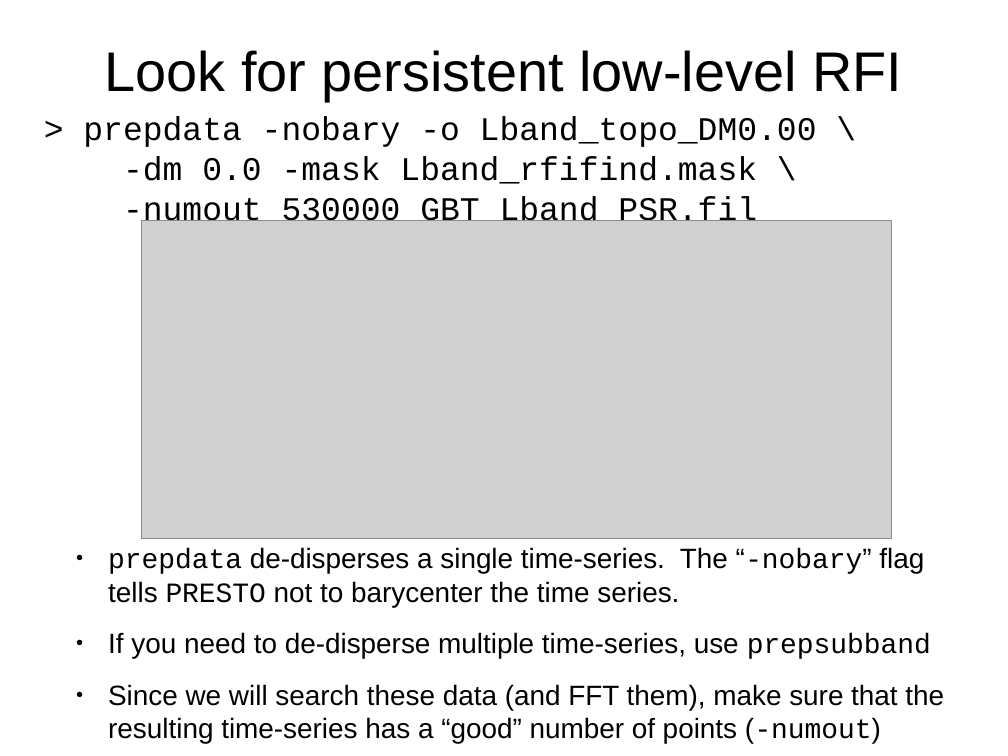
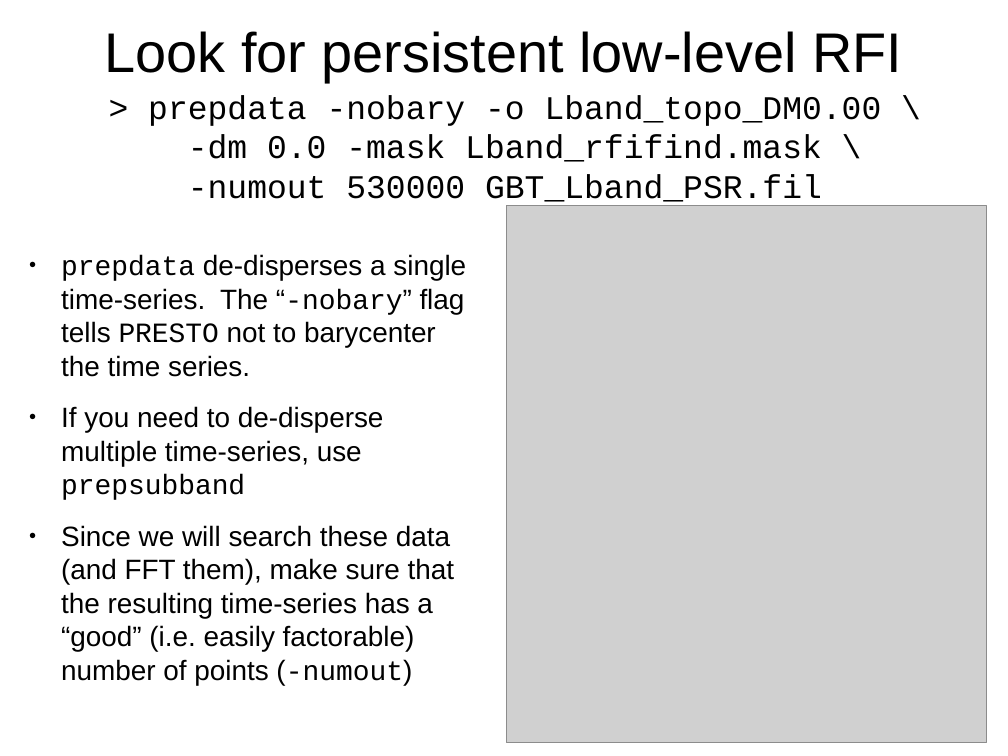
Before and after one commit to scottransom/presto, a slide deck: slide 10 of docs/PRESTO_search_tutorial.odp. Drawn at 1008x756 pixels with LibreOffice and Linux fonts; fonts in the diff are those of the drawing; grey boxes stand for pictures. Boxes give left, top, right and bottom in pixels: in the first picture for what was removed or moved away, otherwise in the second. Text is boxed around its words. In the diff, an @@ line names an element or a change of style, - is before the commit and + after.

```diff
--- a/docs/PRESTO_search_tutorial.odp
+++ b/docs/PRESTO_search_tutorial.odp
@@ title "Look for persistent low-level RFI": place and size @@
-title "Look for persistent low-level RFI" at (105,50,902,101)
+title "Look for persistent low-level RFI" at (105,31,902,82)
@@ text "> prepdata -nobary -o Lband_topo_DM0.00 ...": place and size @@
-text "> prepdata -nobary -o Lband_topo_DM0.00 ..." at (83,116,817,229)
+text "> prepdata -nobary -o Lband_topo_DM0.00 ..." at (148,95,882,207)
@@ picture: place and size @@
-picture at (142,220,892,539)
+picture at (507,206,987,743)
@@ text "prepdata de-disperses a single time-series. ...": place and size @@
-text "prepdata de-disperses a single time-series. ..." at (108,547,944,743)
+text "prepdata de-disperses a single time-series. ..." at (61,254,466,685)
@@ text at (61,525,454,685): text changed @@
-● Since we will search these data (and FFT them), make sure that the resulting time-series has a “good” number of points (-numout)
+● Since we will search these data (and FFT them), make sure that the resulting time-series has a “good” (i.e. easily factorable) number of points (-numout)
```
Also in this commit, not shown: 13 other slides changed, 2 slides added, 1 slide removed, 1 other file.
